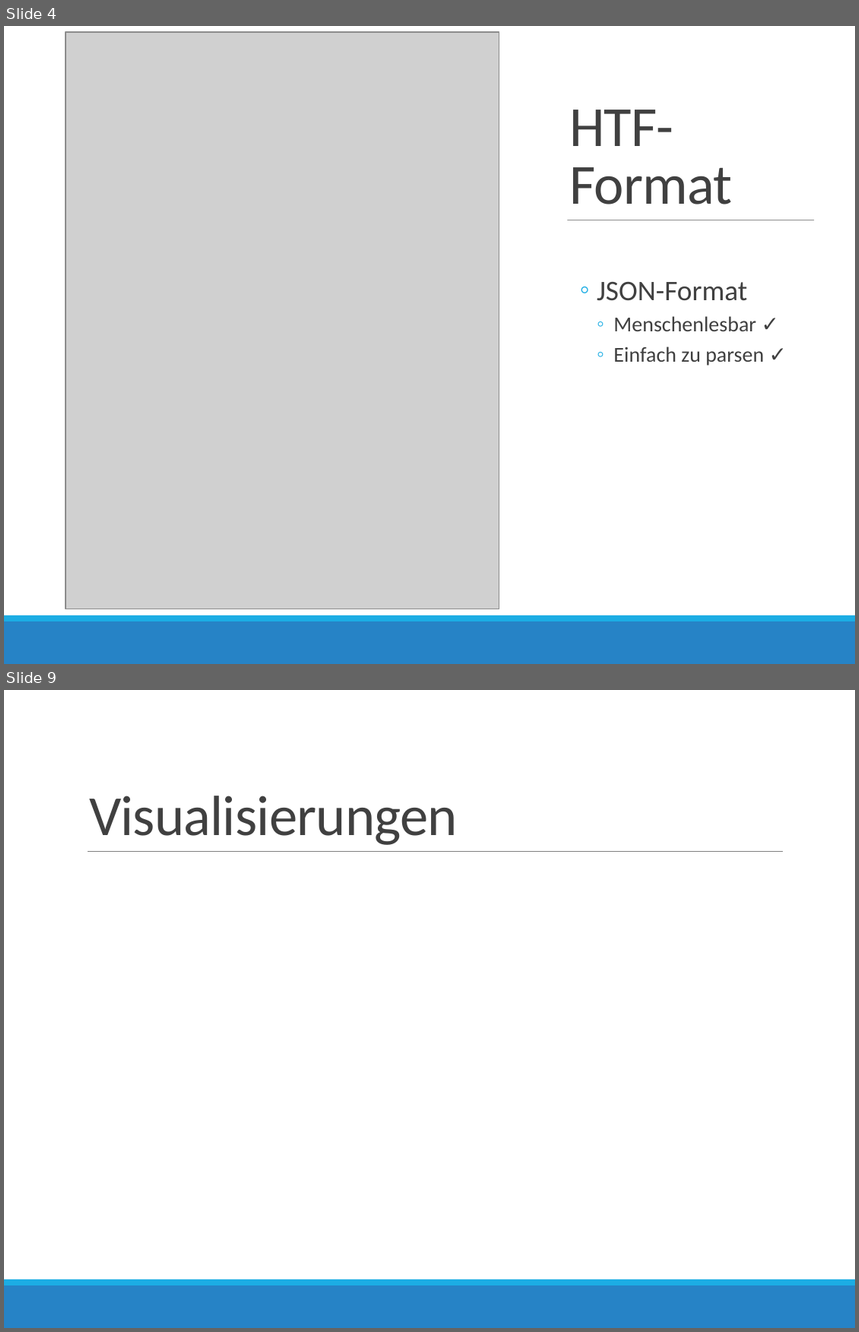
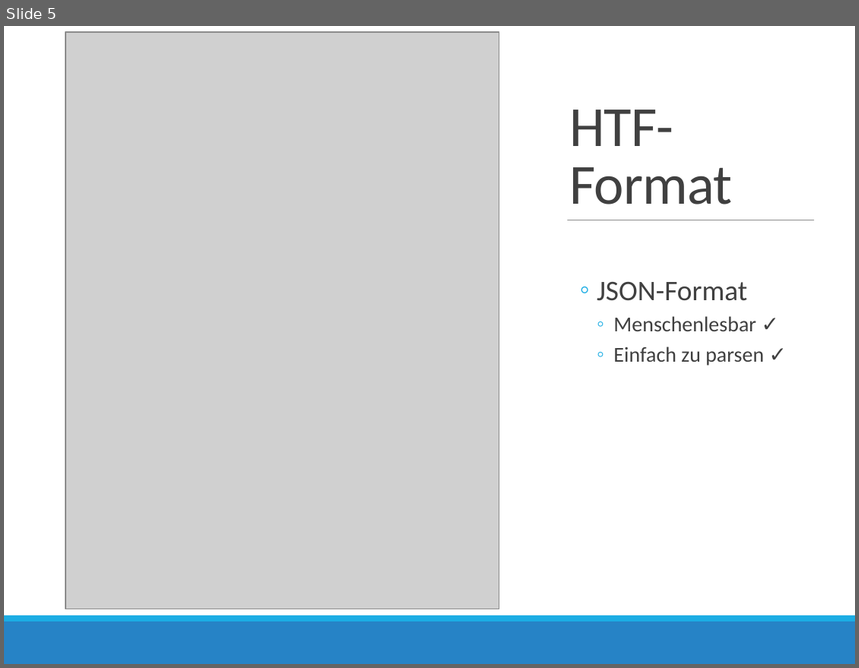
Before and after one commit to AndreMann90/fart_fssd, a slide deck: doc/Programmier-Projekt-Praesi.pptx. Shown one above the other, each under a label of ours: slides 4 and 9 before the commit, slide 5 after it; the slides between them are not shown. The pictures are 859x1332 and 859x668 pixels, drawn with LibreOffice and Linux fonts; fonts in the diff are those of the drawing; grey boxes stand for pictures. Boxes give left, top, right and bottom in pixels: in the first picture for what was removed or moved away, otherwise in the second. Text is boxed around its words. In the diff, an @@ line names an element or a change of style, - is before the commit and + after.

```diff
--- a/doc/Programmier-Projekt-Praesi.pptx
+++ b/doc/Programmier-Projekt-Praesi.pptx
@@ slide 9 removed at [4, 690, 855, 1328], background #FFFFFF @@
@@ title removed at [89, 796, 458, 845] @@
-Visualisierungen
@@ line removed from (88, 852) to (783, 852) @@
@@ rectangle removed at [4, 1280, 855, 1286] @@
@@ rectangle removed at [4, 1286, 855, 1328] @@
@@ what was slide 4 is now slide 5 @@
```
Also in this commit, not shown: 6 slides changed, 2 slides added.
